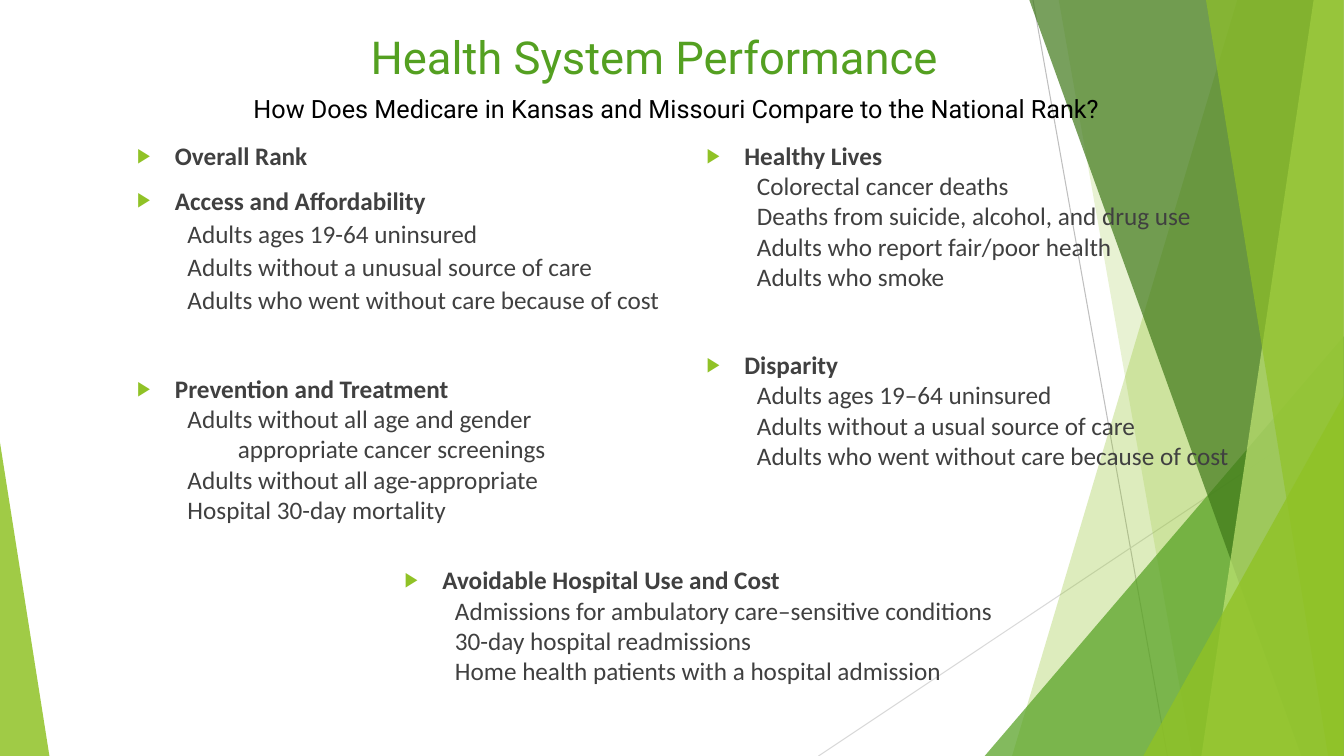
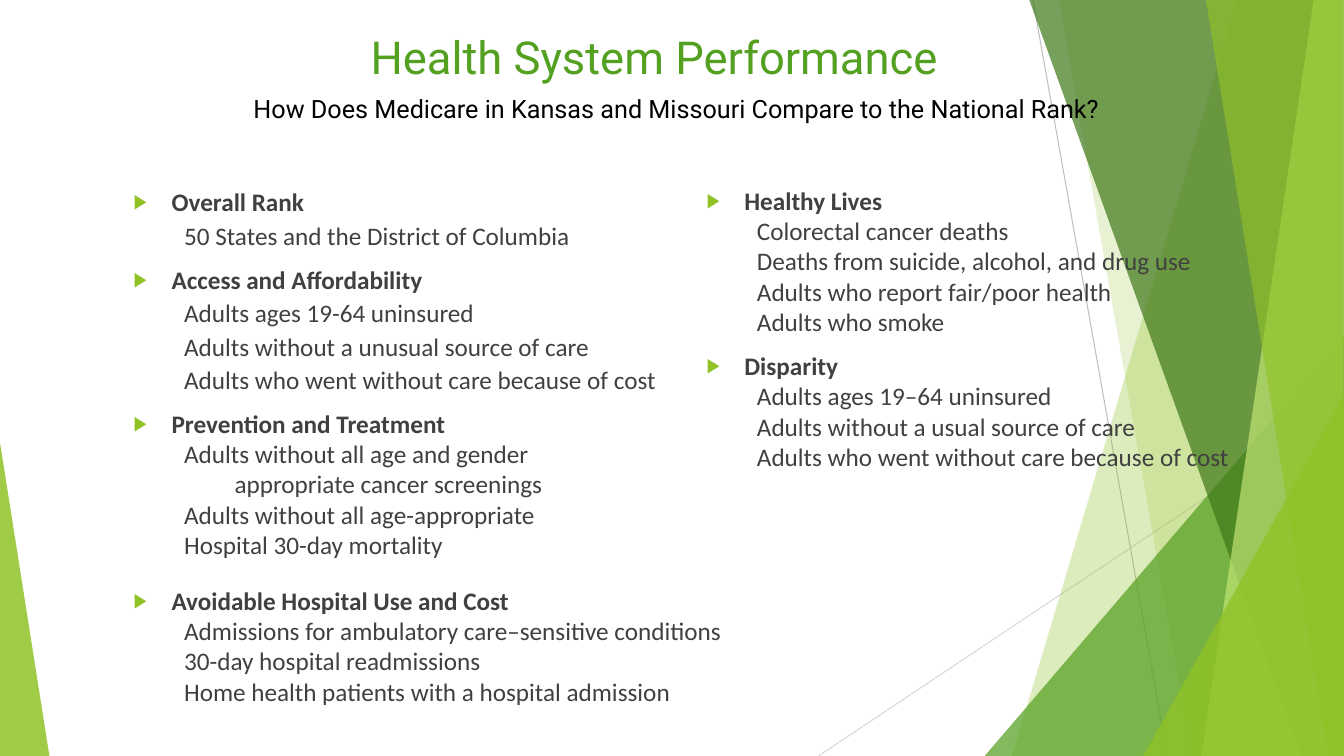
Before and after one commit to TedMur/SnakeBait, a slide deck: slide 14 of SnakeBitePresentation.pptx. Drawn at 1344x756 pixels with LibreOffice and Linux fonts; fonts in the diff are those of the drawing. Boxes give left, top, right and bottom in pixels: in the first picture for what was removed or moved away, otherwise in the second. Text is boxed around its words. In the diff, an @@ line names an element or a change of style, - is before the commit and + after.

```diff
--- a/SnakeBitePresentation.pptx
+++ b/SnakeBitePresentation.pptx
@@ text "Overall Rank": place and size @@
-text "Overall Rank" at [175, 147, 659, 523]
+text "Overall Rank" at [172, 193, 656, 558]
@@ text at [172, 193, 304, 211]: line spacing 1 to 1.1; less space between paragraphs @@
@@ text "Healthy Lives" rewrapped from [744, 147, 1229, 471] to [744, 192, 1229, 472] @@
@@ text at [184, 227, 569, 245]: paragraph added @@
+50 States and the District of Columbia
@@ text "Avoidable Hospital Use and Cost": place and size @@
-text "Avoidable Hospital Use and Cost" at [442, 571, 991, 684]
+text "Avoidable Hospital Use and Cost" at [172, 592, 720, 705]
```
Also in this commit, not shown: 3 other slides changed.
